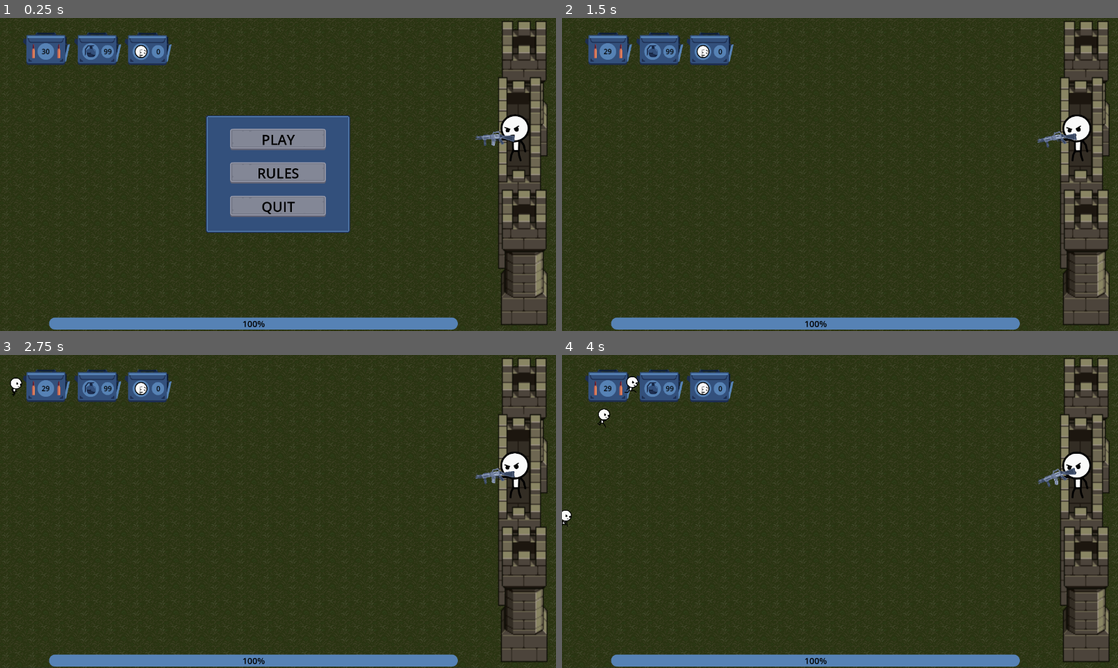
Above: before the commit, frames 1-4 (two rows, left to right).
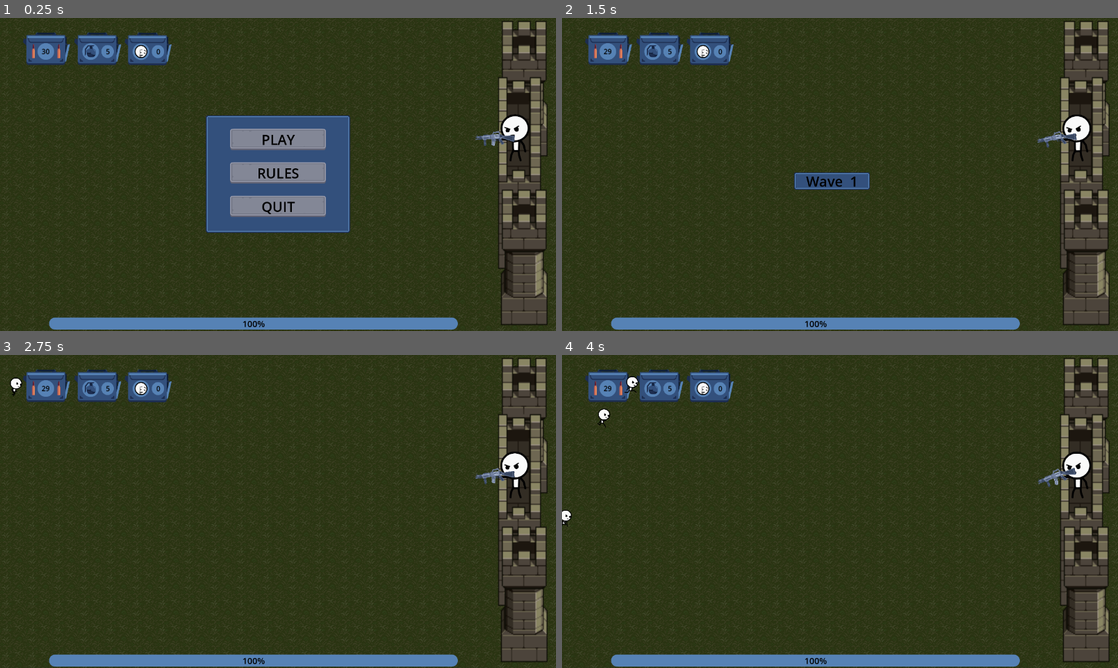
Above: after the commit, the same moments.

Repository: J-R2/stickman_fortress
Game: Godot game, scene res://scenes/main.tscn
Two runs of this game, one before a commit and one after it. Both use one fixed random seed, a clock stepped at 60 frames per second and the inputs below.
Inputs (mouse positions are in pixels of both pictures, inside the frame that each line leads up to):
- Up to frame 1 (0.25 s): no input
- Up to frame 2 (1.5 s): click "PLAY" at 0.5 s; tap Enter at 1.25 s; move the mouse to (962, 158) at 1.27 s; tap R at 1.35 s; click (962, 158) at 1.42 s
- Up to frame 3 (2.75 s): move the mouse to (166, 527) at 2.02 s; tap R at 2.1 s; click (166, 527) at 2.17 s
- Up to frame 4 (4 s): move the mouse to (895, 442) at 2.77 s; tap R at 2.85, 3.6 s; click (895, 442) at 2.92 s; move the mouse to (812, 574) at 3.52 s; click (812, 574) at 3.67 s

The runs differ from the first frame. In frame 1, less than 0.1% of the frame differs, in the area x 18-21%, y 9-12%; in frame 2, 0.8%, in the area x 18-56%, y 9-55%; in frame 3, less than 0.1%; in frame 4, less than 0.1%.

Commit message:
added wave system and fixed ammo count mismatch on game restart

Diff:
--- a/scenes/enemy_spawner_scene/enemy_spawner.gd
+++ b/scenes/enemy_spawner_scene/enemy_spawner.gd
@@ -2,9 +2,15 @@
 extends Node2D
 signal death_counter(count)
 
-const MIN_TIME :float = .5
-const MAX_TIME :float = 1.5
-
+const START_SPAWN_COUNT := 10
+const START_TIME_MIN := 0.5
+const START_TIME_MAX := 1.5
+var min_time :float = START_TIME_MIN
+var max_time :float = START_TIME_MAX
+var cur_wave_max_spawns :int = START_SPAWN_COUNT
+var cur_wave_spawn_count :int = 0
+var current_wave :int = 1
+var next_wave_count_flag :int = START_SPAWN_COUNT
 
 ## The enemy scene.
 const ENEMY_SCENE :PackedScene = preload("res://scenes/enemy_scene/enemy.tscn")
@@ -27,12 +33,40 @@
 func _ready() -> void :
 	timer.timeout.connect(_on_timer_timeout)
 	reset_timer()
+	show_wave_banner()
 
 
 ## Spawn an enemy and reset the timer.
 func _on_timer_timeout() -> void :
-	spawn_enemy()
-	reset_timer()
+	if cur_wave_spawn_count < cur_wave_max_spawns:
+		spawn_enemy()
+		reset_timer()
+	if death_count == next_wave_count_flag:
+		next_wave()
+
+
+func next_wave() -> void :
+	current_wave += 1
+	show_wave_banner()
+	cur_wave_spawn_count = 0
+	if current_wave < 5:
+		cur_wave_max_spawns = cur_wave_max_spawns * 1.5
+	else:
+		cur_wave_max_spawns = cur_wave_max_spawns * 1.2
+	next_wave_count_flag += cur_wave_max_spawns
+	if current_wave > 0 and current_wave % 2 == 0:
+		min_time = max(0.3, min_time - 0.1)
+		max_time = max(1.0, max_time - 0.15)
+
+func show_wave_banner() -> void :
+	var txt = "Wave  " + str(current_wave)
+	var banner = $WaveBanner
+	var label = $WaveBanner/Label
+	label.text = txt
+	banner.position = Vector2(534, -95)
+	var tween = create_tween()
+	tween.tween_property(banner, "position:y", screen_size.y + 150, 2.0)
+	await tween.finished
 
 
 ## Instance a enemy scene, position it to the spawn marker, and add enemy to scene.
@@ -42,6 +76,8 @@
 	enemy.position = get_spawn_position()
 	enemy.top_level = true
 	add_child(enemy)
+	cur_wave_spawn_count += 1
+
 
 
 func _on_enemy_died() -> void :
@@ -61,5 +97,5 @@
 ## Randomizes a wait_time and starts the timer.
 func reset_timer() -> void :
 	randomize()
-	timer.wait_time = randf_range(MIN_TIME, MAX_TIME)
+	timer.wait_time = randf_range(min_time, max_time)
 	timer.start()
--- a/scenes/enemy_spawner_scene/enemy_spawner.tscn
+++ b/scenes/enemy_spawner_scene/enemy_spawner.tscn
@@ -1,6 +1,7 @@
-[gd_scene load_steps=2 format=3 uid="uid://6aly14edm5nr"]
+[gd_scene load_steps=3 format=3 uid="uid://6aly14edm5nr"]
 
 [ext_resource type="Script" path="res://scenes/enemy_spawner_scene/enemy_spawner.gd" id="1_ns21r"]
+[ext_resource type="Texture2D" uid="uid://c5its3v7gueqp" path="res://scenes/main_menu_scene/assets/panel_blue.png" id="2_hwe0v"]
 
 [node name="EnemySpawner" type="Node2D" groups=["spawner"]]
 script = ExtResource("1_ns21r")
@@ -10,3 +11,31 @@
 
 [node name="Timer" type="Timer" parent="."]
 autostart = true
+
+[node name="WaveBanner" type="NinePatchRect" parent="."]
+offset_left = 534.0
+offset_top = -95.0
+offset_right = 709.0
+offset_bottom = -55.0
+texture = ExtResource("2_hwe0v")
+patch_margin_left = 6
+patch_margin_top = 6
+patch_margin_right = 6
+patch_margin_bottom = 6
+
+[node name="Label" type="Label" parent="WaveBanner"]
+layout_mode = 1
+anchors_preset = 8
+anchor_left = 0.5
+anchor_top = 0.5
+anchor_right = 0.5
+anchor_bottom = 0.5
+offset_left = -20.0
+offset_top = -11.5
+offset_right = 20.0
+offset_bottom = 11.5
+grow_horizontal = 2
+grow_vertical = 2
+theme_override_colors/font_color = Color(0, 0, 0, 1)
+theme_override_font_sizes/font_size = 32
+text = "Wave  1"
--- a/scenes/hud_scene/hud.gd
+++ b/scenes/hud_scene/hud.gd
@@ -9,6 +9,7 @@
 
 
 func _ready() -> void:
+	process_mode = Node.PROCESS_MODE_ALWAYS
 	get_tree().get_first_node_in_group("player").ammunition_counter.connect(_update_ammo_counters)
 	get_tree().get_first_node_in_group("player").enemies_killed.connect(_update_kill_count)
 
--- a/scenes/hud_scene/hud.tscn
+++ b/scenes/hud_scene/hud.tscn
@@ -39,7 +39,6 @@
 grow_horizontal = 2
 grow_vertical = 2
 theme_override_colors/font_color = Color(0, 0, 0, 1)
-text = "30"
 horizontal_alignment = 1
 vertical_alignment = 1
 
@@ -67,7 +66,6 @@
 grow_horizontal = 2
 grow_vertical = 2
 theme_override_colors/font_color = Color(0, 0, 0, 1)
-text = "3"
 horizontal_alignment = 1
 vertical_alignment = 1
 
--- a/scenes/main_menu_scene/main_menu.gd
+++ b/scenes/main_menu_scene/main_menu.gd
@@ -1,5 +1,6 @@
 ## The game's main menu, contains a play button, rules page, and an option to quit the game.
 extends Control
+signal game_start
 
 var buttons = null ## Array of all the buttons.
 ## The container that holds all the main menu buttons.
@@ -22,6 +23,7 @@
 	%QuitButton.pressed.connect(get_tree().quit)
 	%ReturnButton.pressed.connect(show_main_menu)
 	%ReplayButton.pressed.connect(get_tree().reload_current_scene)
+	%PlayButton.pressed.connect(func() -> void : game_start.emit())
 	# connect to the game over signal
 	get_tree().get_first_node_in_group("tower").game_over.connect(_on_game_over)
 	show_main_menu() # start the game on the main menu page
--- a/scenes/main_menu_scene/main_menu.tscn
+++ b/scenes/main_menu_scene/main_menu.tscn
@@ -6,7 +6,7 @@
 [ext_resource type="Texture2D" uid="uid://40fohua4x85j" path="res://scenes/main_menu_scene/assets/buttonLong_blue_pressed.png" id="4_vgvt2"]
 [ext_resource type="AudioStream" uid="uid://dri1naqsyvet1" path="res://scenes/main_menu_scene/assets/menu_selection_click.wav" id="5_c8oap"]
 
-[node name="MainMenu" type="Control"]
+[node name="MainMenu" type="Control" groups=["menu"]]
 layout_mode = 3
 anchors_preset = 15
 anchor_right = 1.0
--- a/scenes/player_scene/player.gd
+++ b/scenes/player_scene/player.gd
@@ -34,7 +34,7 @@
 const GRENADE = preload("res://scenes/grenade_scene/grenade.tscn")
 # The max ammo and grenades the player can hold. (Infinite reload of gun ammo.)
 const MAX_AMMO = 30
-const MAX_GRENADES = 99
+const MAX_GRENADES = 5
 
 ## The pivot for where the player holds the gun, the gun rotates on this pivot to aim at enemies.
 @onready var marker_gun_pivot: Marker2D = $MarkerGunPivot
@@ -52,6 +52,7 @@
 	grenades = MAX_GRENADES
 	get_viewport().ready.connect(func() -> void: ammunition_counter.emit(ammo, grenades))
 	get_tree().get_first_node_in_group("spawner").death_counter.connect(_on_enemy_killed)
+	get_tree().get_first_node_in_group("menu").game_start.connect(func() -> void :ammunition_counter.emit(ammo, grenades))
 
 
 ## Aim the gun towards the crosshair, only allow to aim towards right side of the screen.
